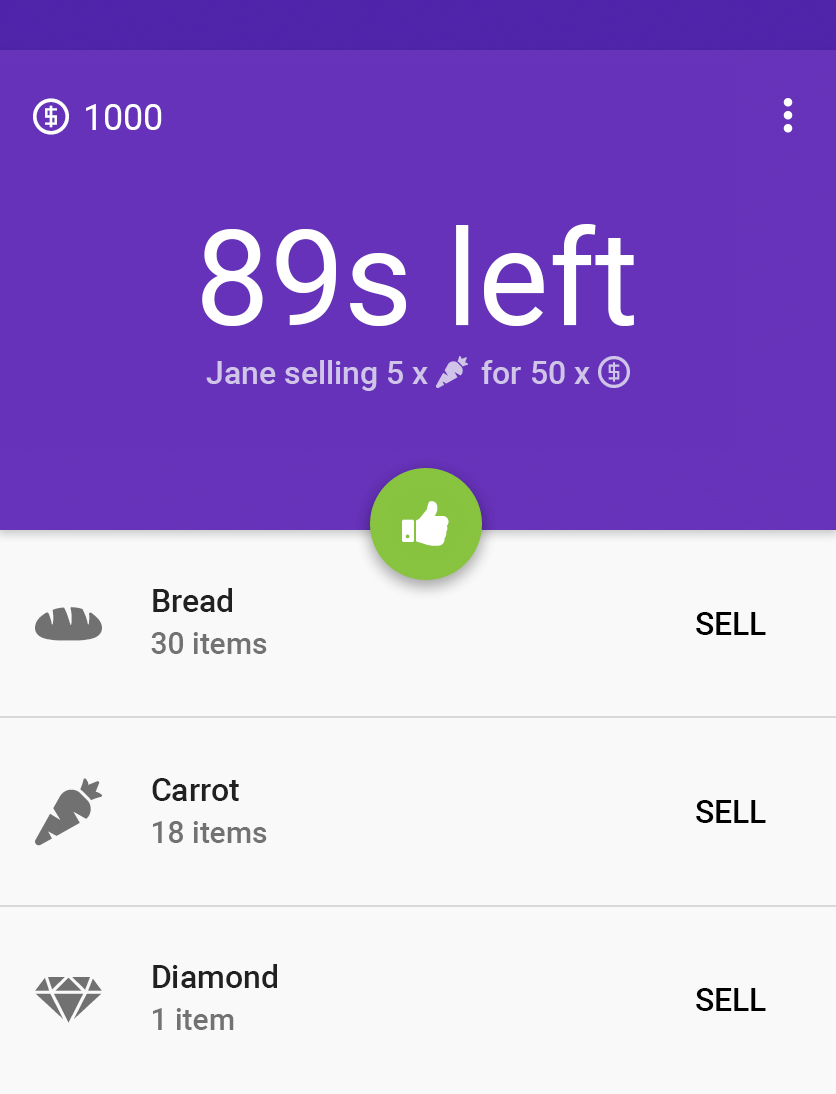
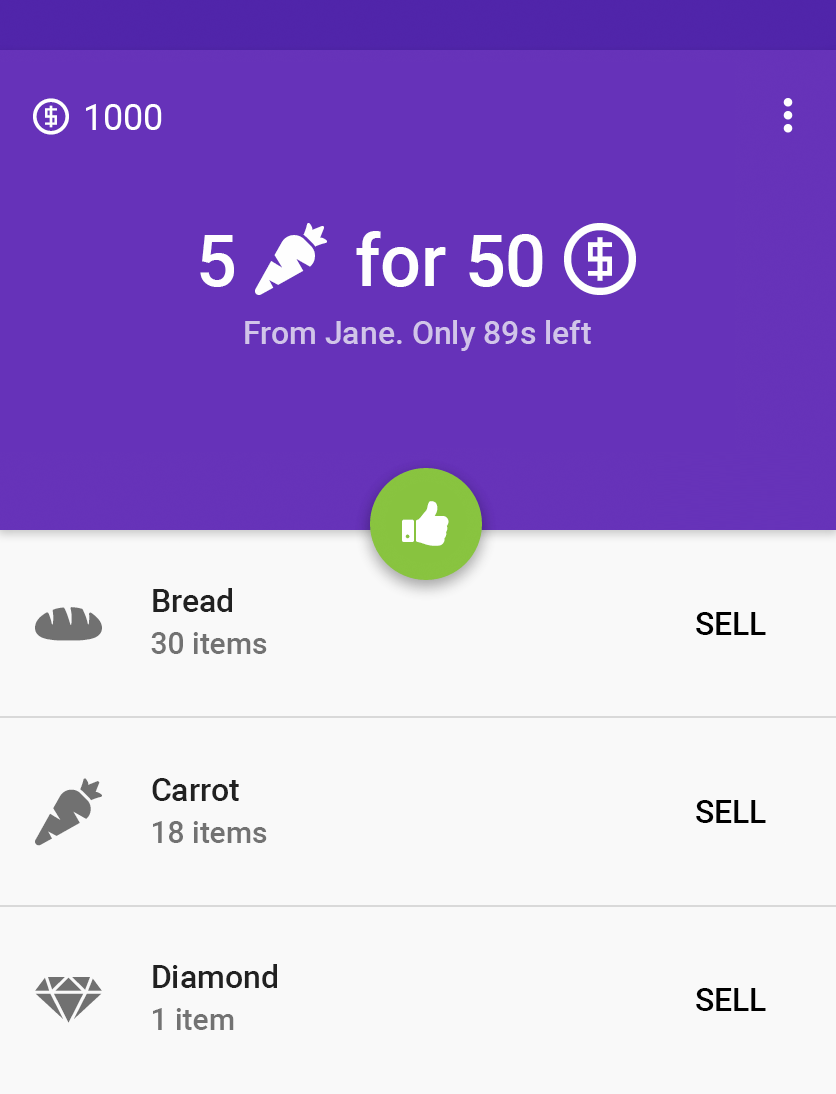
Two versions of the same layered image (w=836, h=1094). Layer-by-layer changes:
renamed "89s left" to "5 for 50", moved it above "1000", painted on it over (200, 223, 636, 326)
renamed "Jane selling 5 x for 50 x" to "From Jane. Only 89s left", painted on it over (206, 320, 630, 391)
